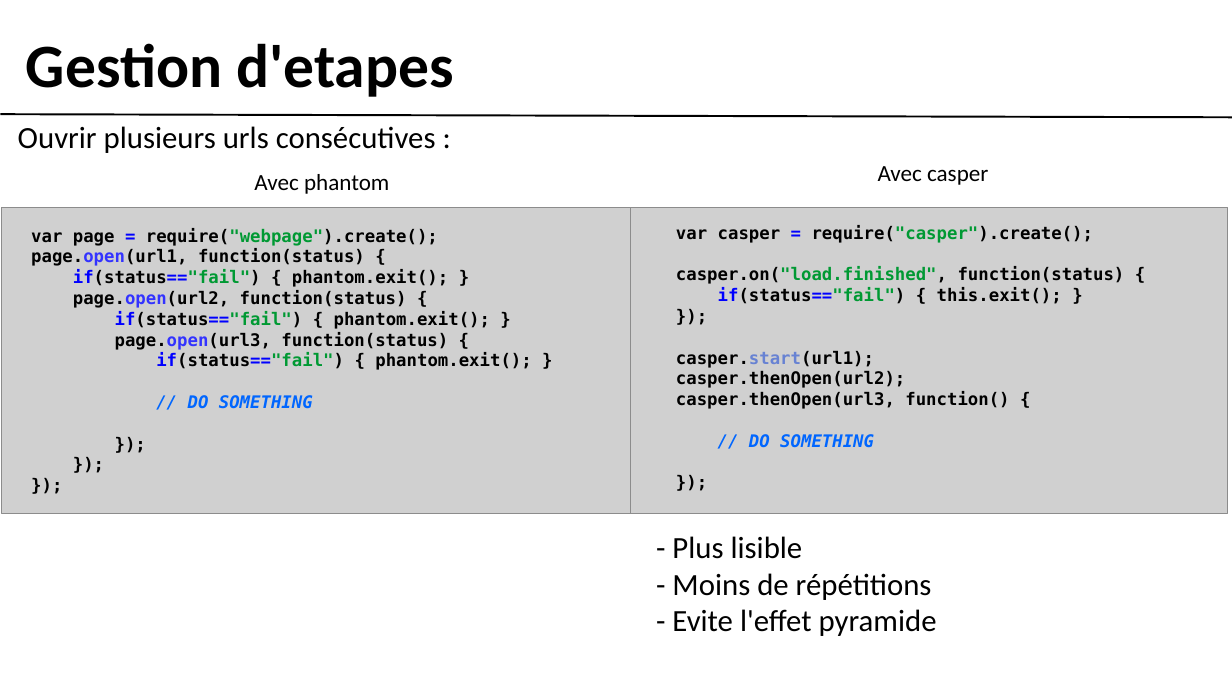
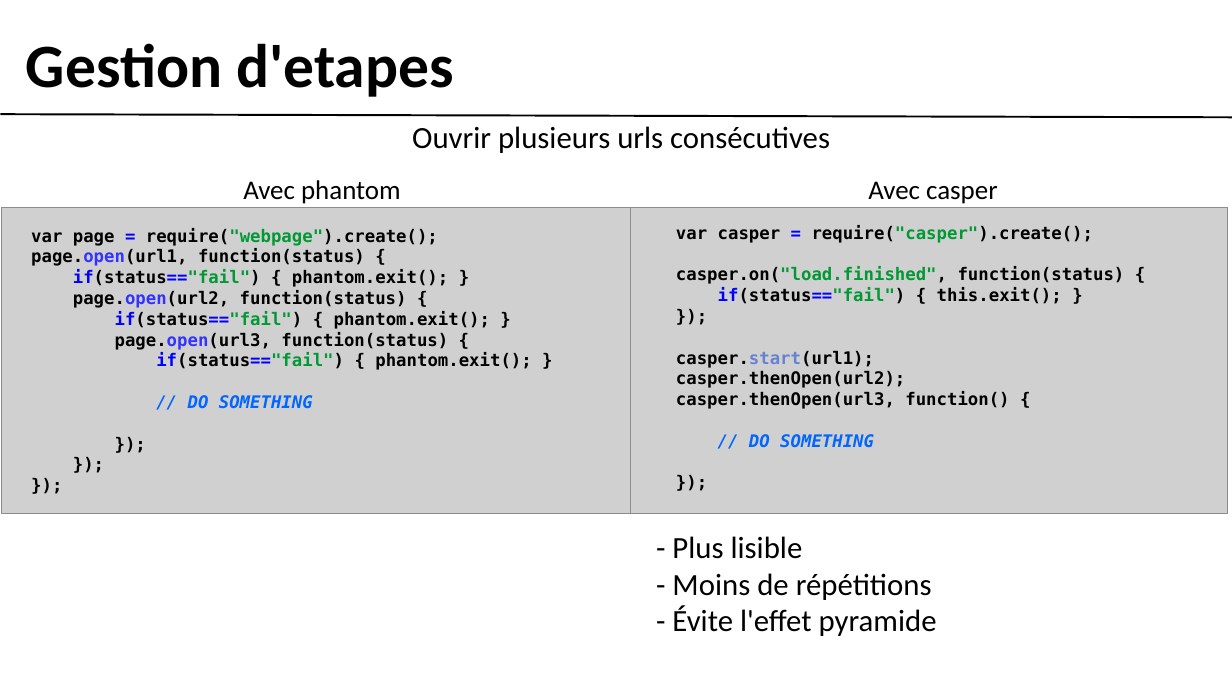
Before and after one commit to gobengo/devoxx-panorama-js-testing, a slide deck: slide 3 of doc/casper_part.ppt. Drawn at 1232x693 pixels with LibreOffice and Linux fonts; fonts in the diff are those of the drawing; grey boxes stand for pictures; background and template pictures are left out. Boxes give left, top, right and bottom in pixels: in the first picture for what was removed or moved away, otherwise in the second. Text is boxed around its words. In the diff, an @@ line names an element or a change of style, - is before the commit and + after.

```diff
--- a/doc/casper_part.ppt
+++ b/doc/casper_part.ppt
@@ text at <box>412,126,830,153</box>: text changed @@
-Ouvrir plusieurs urls consécutives :
+Ouvrir plusieurs urls consécutives
@@ text "Avec phantom" at <box>243,180,400,204</box>: size 24 to 28 pt @@
@@ text "Avec casper" at <box>868,181,997,204</box>: size 24 to 28 pt @@
@@ text "Avec casper": place and size @@
-text "Avec casper" at <box>878,166,988,185</box>
+text "Avec casper" at <box>868,181,997,204</box>
@@ text at <box>672,606,937,636</box>: text changed @@
-- Evite l'effet pyramide
+- Évite l'effet pyramide
```
Also in this commit, not shown: 2 other slides changed, 1 other file.
